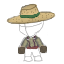
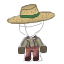
Layer changes from the first 64x64 image to the second:
showed "Legs" (1st of 2), painted on it over [23, 39, 43, 62]
